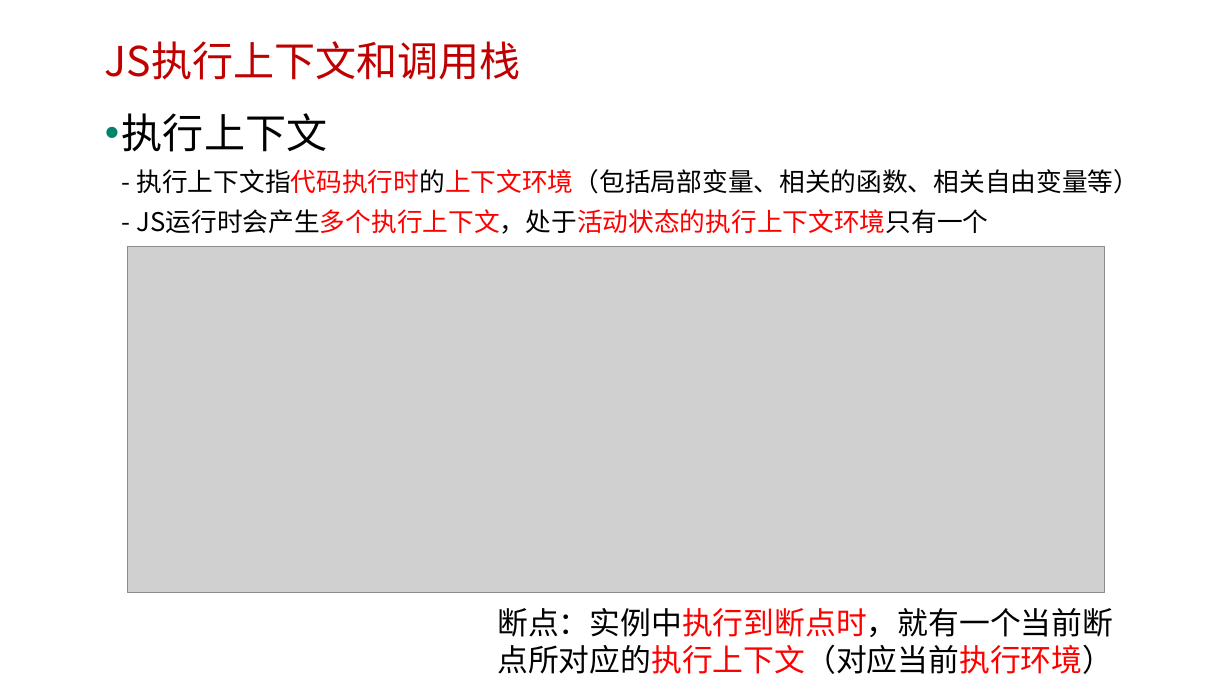
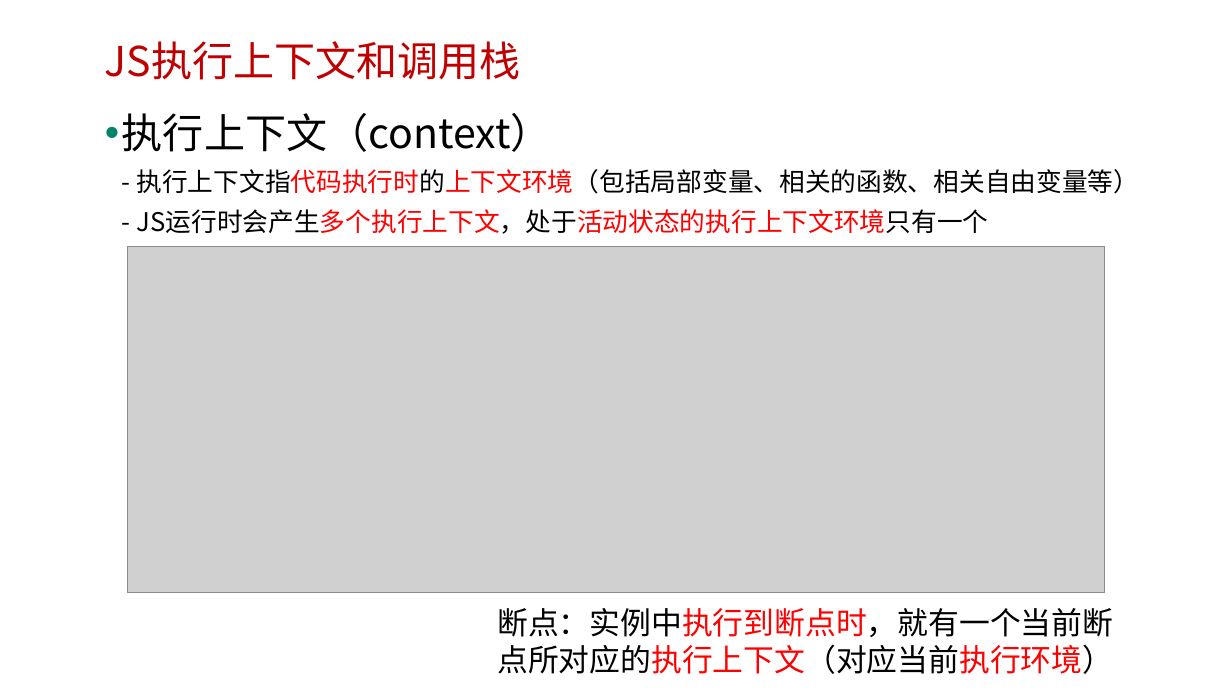
Before and after one commit to edu2act/course-javascript-advanced, a slide deck: slide 9 of 课程PPT/10.JS作用域及执行上下文.pptx. Drawn at 1232x693 pixels with LibreOffice and Linux fonts; fonts in the diff are those of the drawing; grey boxes stand for pictures; background and template pictures are left out. Boxes give left, top, right and bottom in pixels: in the first picture for what was removed or moved away, otherwise in the second. Text is boxed around its words. In the diff, an @@ line names an element or a change of style, - is before the commit and + after.

```diff
--- a/课程PPT/10.JS作用域及执行上下文.pptx
+++ b/课程PPT/10.JS作用域及执行上下文.pptx
@@ text at [122,113,1140,234]: text changed @@
-• 执行上下文
-  - 执行上下文指代码执行时的上下文环境（包括局部变量、相关的函数、相关自由变量等）
-  - JS运行时会产生多个执行上下文，处于活动状态的执行上下文环境只有一个
+• 执行上下文（context）
+  - 执行上下文指代码执行时的上下文环境（包括局部变量、相关的函数、相关自由变量等）
+  - JS运行时会产生多个执行上下文，处于活动状态的执行上下文环境只有一个
```
Also in this commit, not shown: 3 other slides changed, 4 other files.
